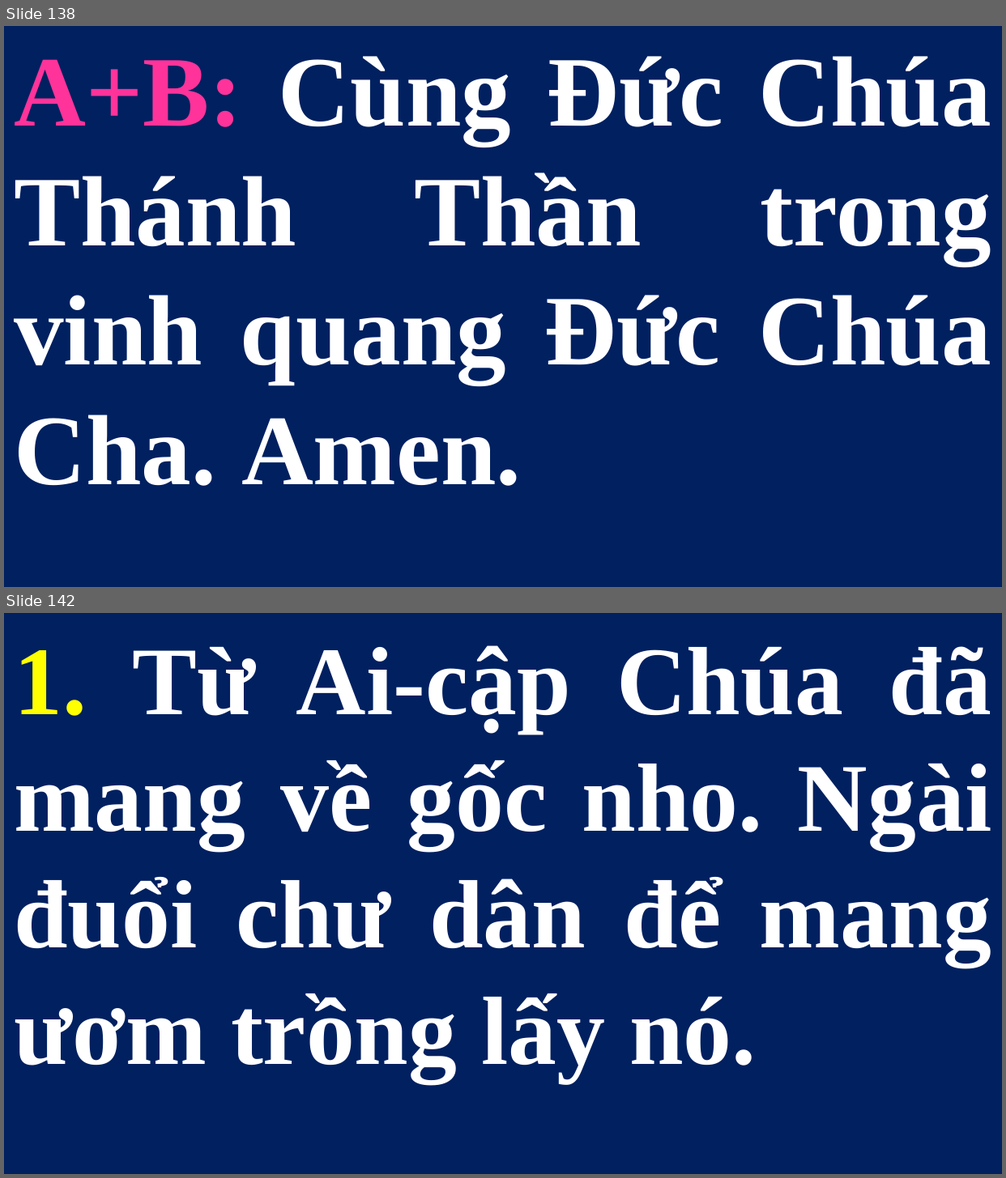
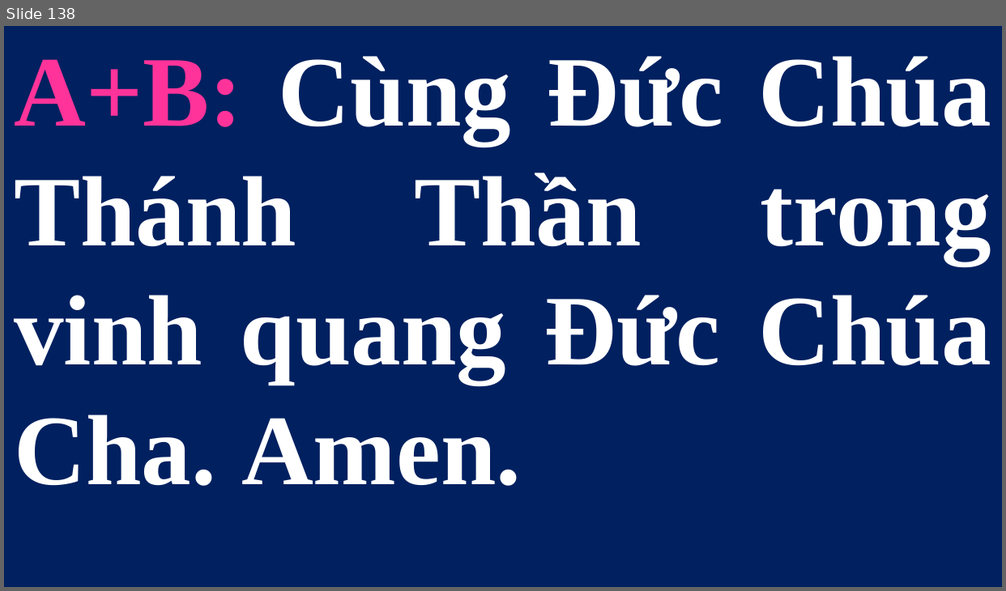
Before and after one commit to lythanhngodev64/SlideLe, a slide deck: Slide/CN-27-TN 2026.pptx. Shown one above the other, each under a label of ours: slides 138 and 142 before the commit, slide 138 after it; the slides between them are not shown. The pictures are 1006x1178 and 1006x591 pixels, drawn with LibreOffice and Linux fonts; fonts in the diff are those of the drawing. Boxes give left, top, right and bottom in pixels: in the first picture for what was removed or moved away, otherwise in the second. Text is boxed around its words. In the diff, an @@ line names an element or a change of style, - is before the commit and + after.

```diff
--- a/Slide/CN-27-TN 2026.pptx
+++ b/Slide/CN-27-TN 2026.pptx
@@ slide 142 removed at [4,613,1002,1174], background #FFFFFF @@
@@ subtitle removed at [4,613,1002,1174] @@
-1. Từ Ai-cập Chúa đã mang về gốc nho. Ngài đuổi chư dân để mang ươm trồng lấy nó.
```
Also in this commit, not shown: 2 slides changed, 10 slides added, 12 other slides removed, 1 other file.
